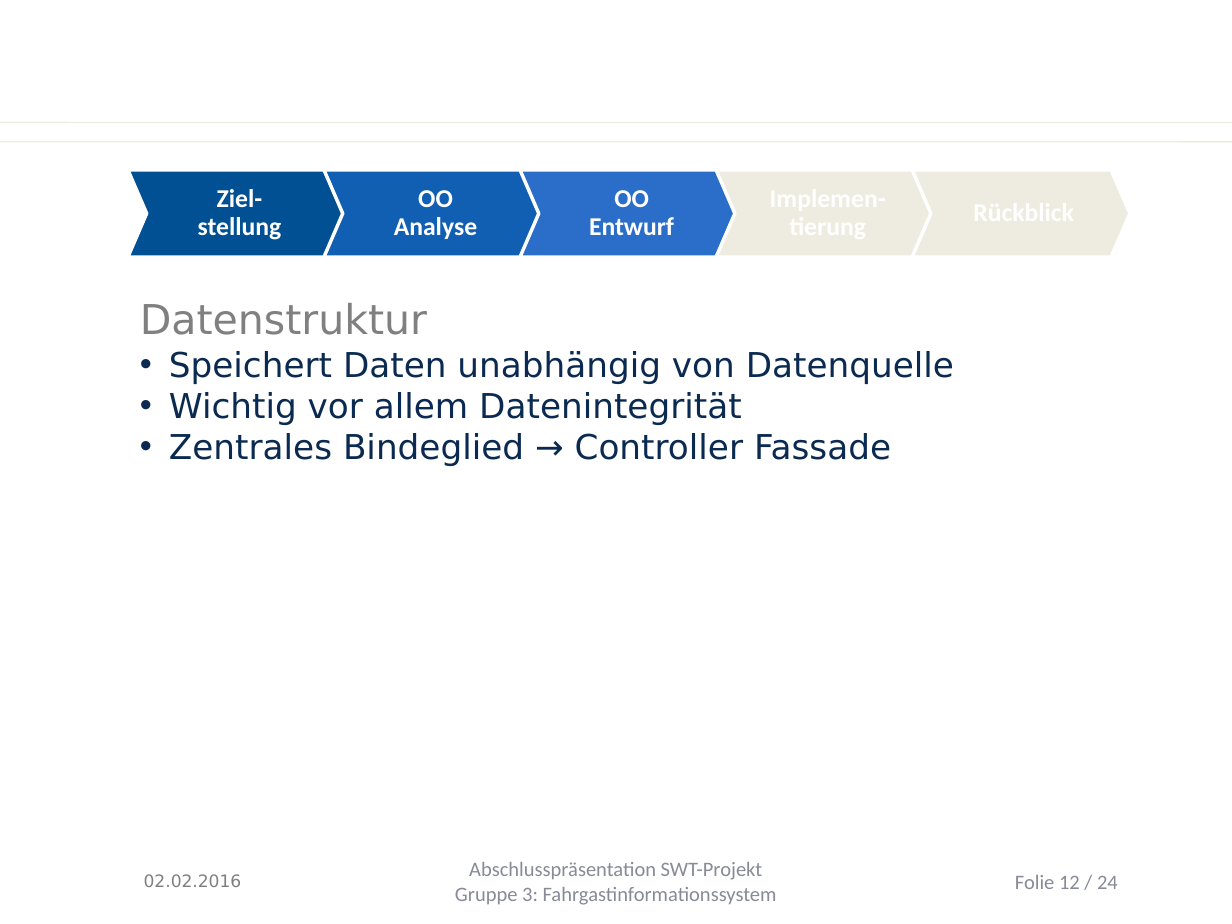
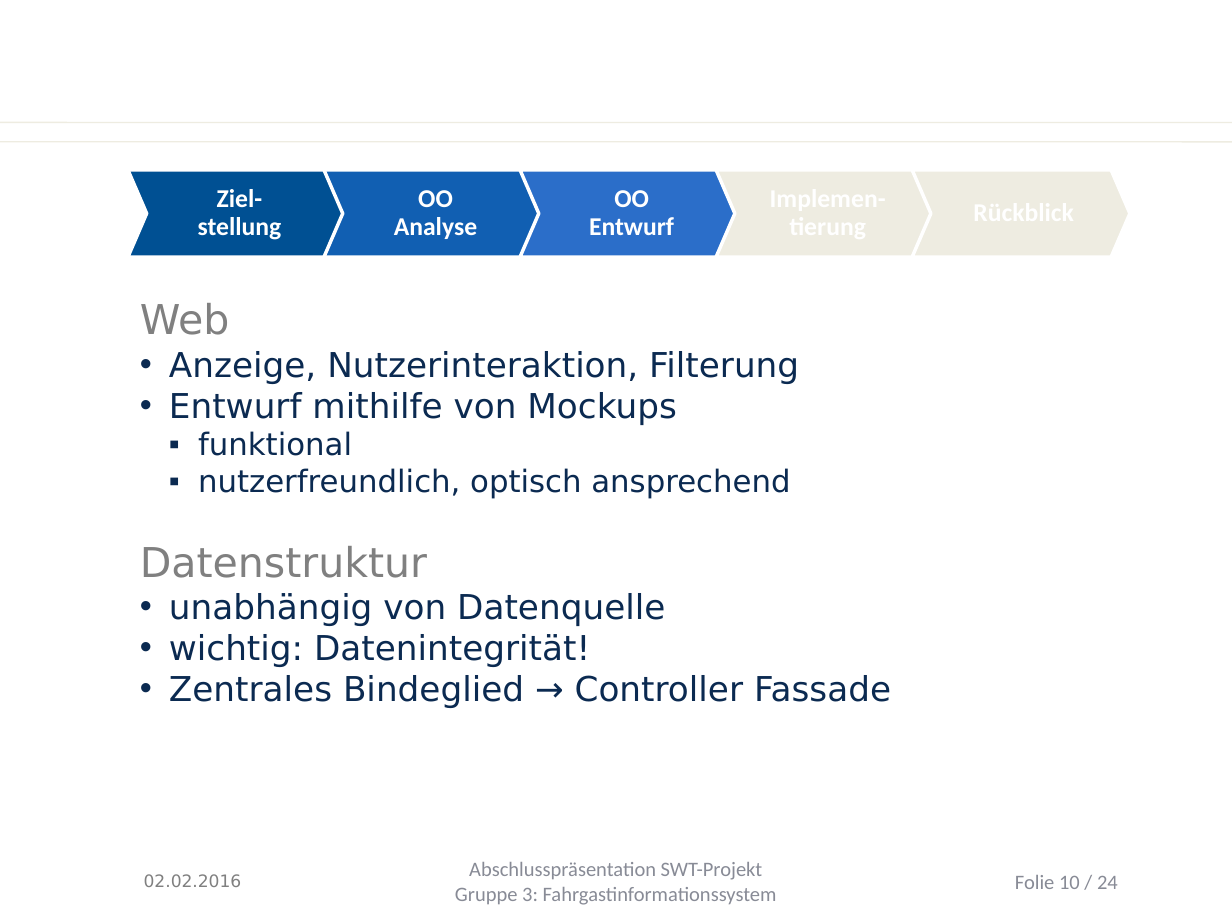
Before and after one commit to Juu98/fahrgastinformationssystem, a slide deck: slide 10 of organisation/Endpräsentation/abschlusspraesentation.pptx (slide 12 before the commit). Drawn at 1232x924 pixels with LibreOffice and Linux fonts; fonts in the diff are those of the drawing; background and template pictures are left out. Boxes give left, top, right and bottom in pixels: in the first picture for what was removed or moved away, otherwise in the second. Text is boxed around its words. In the diff, an @@ line names an element or a change of style, - is before the commit and + after.

```diff
--- a/organisation/Endpräsentation/abschlusspraesentation.pptx
+++ b/organisation/Endpräsentation/abschlusspraesentation.pptx
@@ text at box(140, 303, 799, 499): paragraphs added @@
+Web
+• Anzeige, Nutzerinteraktion, Filterung
+• Entwurf mithilfe von Mockups
+  ▪ funktional
+  ▪ nutzerfreundlich, optisch ansprechend
@@ text at box(169, 593, 665, 667): text changed @@
-• Speichert Daten unabhängig von Datenquelle
-• Wichtig vor allem Datenintegrität
+• unabhängig von Datenquelle
+• wichtig: Datenintegrität!
@@ page number at box(1015, 875, 1118, 889): text changed @@
-Folie 12 / 24
+Folie 10 / 24
```
Also in this commit, not shown: 1 other slide changed, 2 slides removed.
